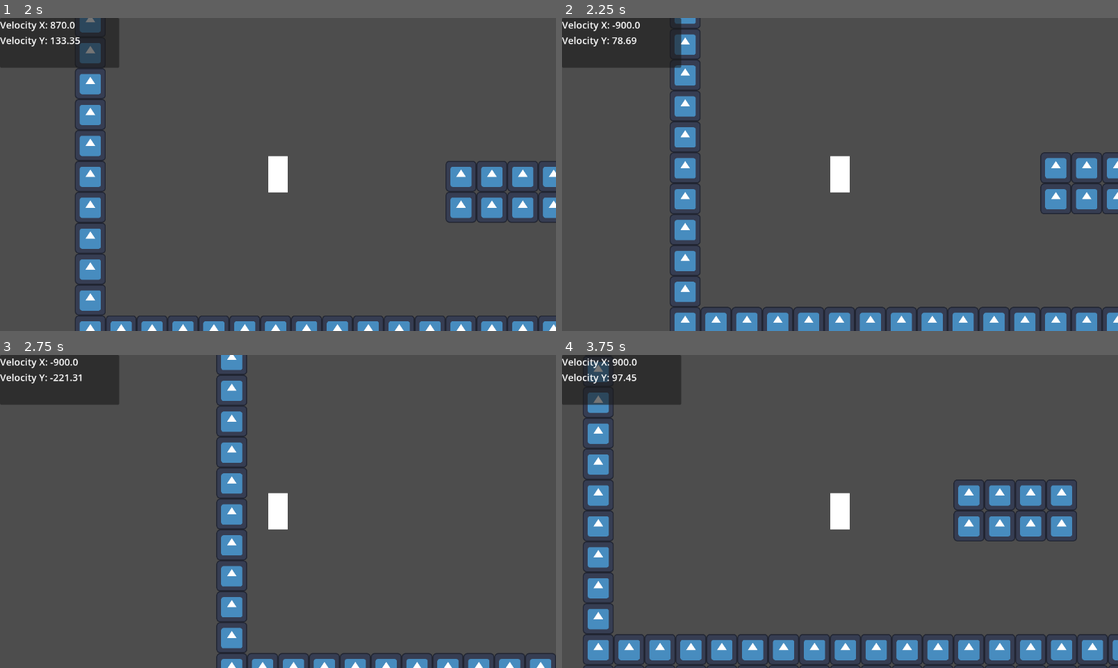
Above: before the commit, frames 1-4 (two rows, left to right).
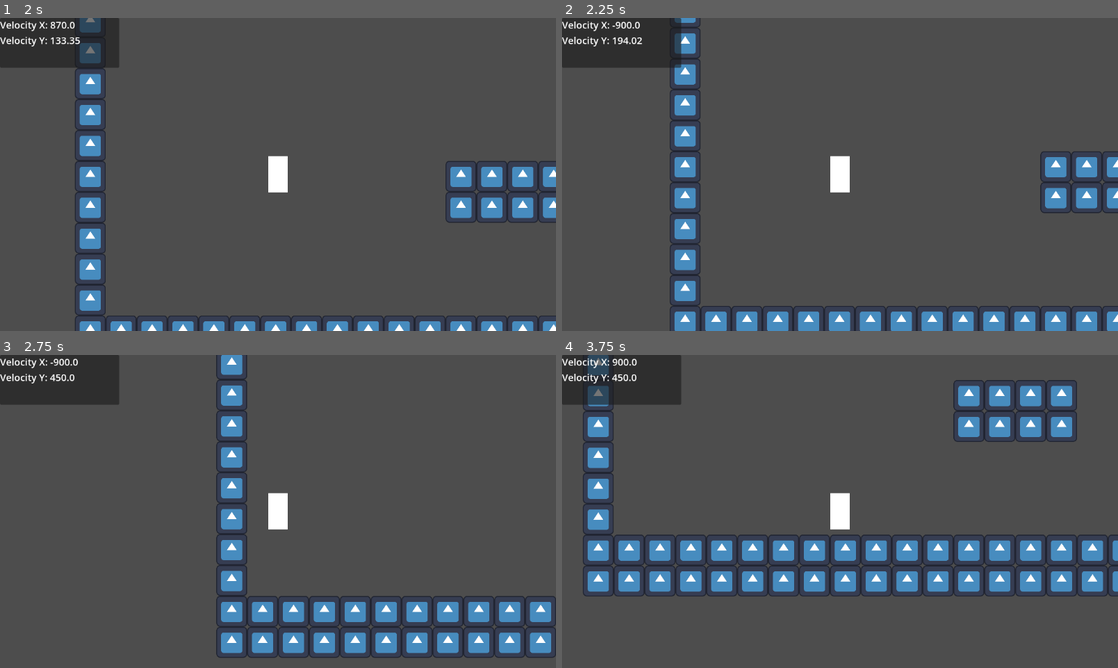
Above: after the commit, the same moments.

Repository: LitheFulminare/movimentos-explosoes-e-particulas
Game: Godot game, scene res://Game scenes/Prototyping.tscn
The game is run twice, just before and just after one commit, with the same random seed, the same clock (stepped at 60 frames per second) and the same inputs. The engine's default icon, where the game draws it, is replaced by a stand-in: a white triangle on a blue panel in a dark square.
Inputs:
- Up to frame 1 (2 s): hold Space (Jump) 0.53-1.28 s; hold D (Right) from 0.53 s (still down); tap Shift (Dash) at 1.35 s; tap Space (Jump) at 1.52, 1.55, 1.82 s
- Up to frame 2 (2.25 s): release D (Right) at 2.03 s; hold A (Left) from 2.03 s (still down); hold Space (Jump) from 2.03 s (still down); tap F (Grappling Hook) at 2.1 s
- Up to frame 3 (2.75 s): keep holding A (Left); keep holding Space (Jump)
- Up to frame 4 (3.75 s): release A (Left) at 2.78 s; release Space (Jump) at 2.78 s; hold D (Right) from 2.78 s (still down); tap Space (Jump) at 2.85, 3.02, 3.32 s; hold Space (Jump) from 3.53 s (still down); tap Shift (Dash) at 3.6 s

Frame 1 is identical in both runs. In frame 2, 1.9% of the frame differs, in the area x 9-100%, y 1-100%; in frame 3, 10%; in frame 4, 24%, in the area x 3-100%, y 0-100%.

Commit message:
comments

Diff:
--- a/Godot Project/Components/Entity/movement_controller.gd
+++ b/Godot Project/Components/Entity/movement_controller.gd
@@ -70,12 +70,13 @@
 	character_body.move_and_slide()
 
 # called every physics frame
+## Checks if playing is falling and applies gravity. Also checks if they are hovering.
 func fall_check(delta: float) -> void:
 	if !character_body.is_on_floor():
 		if !is_flying:
 			character_body.velocity += character_body.get_gravity() * delta
 
-			# BUG -> stop hover makes velocityY snaps to 0
+			# BUG -> stop hover makes velocityY snap to 0
 			if is_hovering:
 				if character_body.velocity.y > 450:
 					character_body.velocity.y = 450
@@ -83,6 +84,25 @@
 		remaining_flight_duration = flying_duration
 
 # called every physics frame
+## Checks if the player pressed Left or Right twice to call the dash() function.
+func dash_check() -> void:
+	# when player presses left or right twice quickly, they dash
+	if Input.is_action_just_pressed("Right"):
+		if (right_dash_window_active):
+			dash()
+
+		dash_window_timer.start()
+		right_dash_window_active = true
+
+	if Input.is_action_just_pressed("Left"):
+		if (left_dash_window_active):
+			dash()
+
+		dash_window_timer.start()
+		left_dash_window_active = true
+
+# called every physics frame
+## Handles actions regarding the Jump button, like jumping and flying
 func jump_and_fly(delta: float) -> void:
 	if Input.is_action_pressed("Jump"):
 		if character_body.is_on_floor():
@@ -97,24 +117,9 @@
 	if Input.is_action_just_released("Jump"):
 		character_body.velocity.y *= jump_release_deceleration
 
-# called every physics frame
-func dash_check() -> void:
-	# when player presses left or right twice quickly, they dash
-	if Input.is_action_just_pressed("Right"):
-		if (right_dash_window_active):
-			dash()
-
-		dash_window_timer.start()
-		right_dash_window_active = true
-
-	if Input.is_action_just_pressed("Left"):
-		if (left_dash_window_active):
-			dash()
-
-		dash_window_timer.start()
-		left_dash_window_active = true
-
-# called every physics frame
+
+# called every physics frame
+## Sets the X Velocity depending on the direction provided. Also handles acceleration and deceleration.
 func set_velocity(direction: float) -> void:
 	if direction:
 
@@ -154,6 +159,7 @@
 		character_body.velocity.x = move_toward(character_body.velocity.x, 0, deceleration)
 
 # called when the player presses "Jump" action
+## Handles flying and hovering actions. Changes the Y Velocity
 func fly(delta: float) -> void:
 	remaining_flight_duration -= delta
 
--- a/Godot Project/Player/player.tscn
+++ b/Godot Project/Player/player.tscn
@@ -31,6 +31,7 @@
 deceleration = 120.0
 jump_velocity = 450.0
 jump_release_deceleration = 0.35
+flying_duration = 1.0
 flying_vertical_speed = 1800.0
 
 [node name="Grappling Hook Controller" type="Node" parent="." node_paths=PackedStringArray("player", "path_2d", "path_follow_2d", "line2d")]
